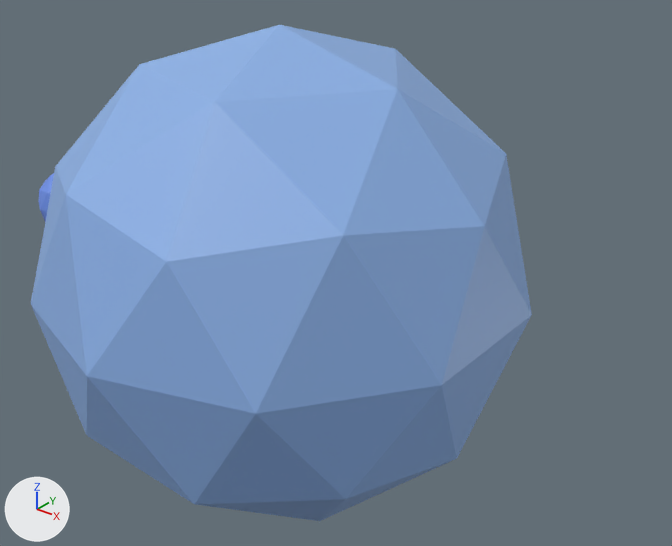
Two versions of the glTF model PsycheProj/assets/2.glb, one commit apart.
The view is the same before and after, from a 50 mm camera at (0.805, -0.892, 0.582) aimed at (0.049, 0.052, -0.004). Every picture has the same lights, and +X, +Y and +Z are marked at lower left. Both versions are drawn at frame 59 of the action 'SmallControllerAction'; the numbers are the values there.

The first picture shows 'Main'.
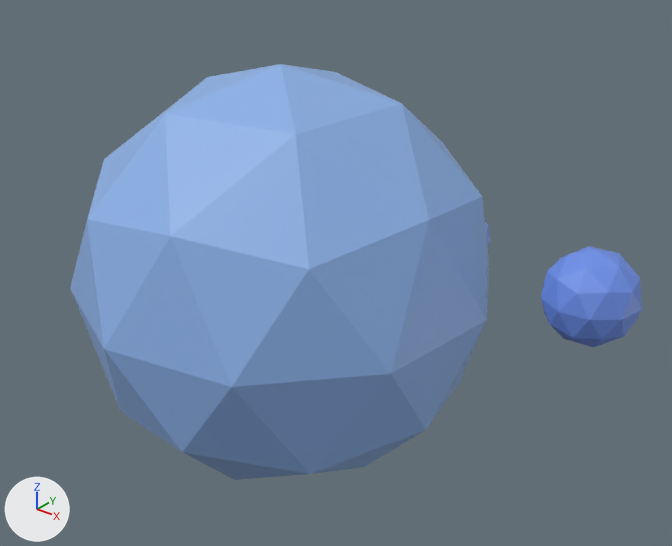
ob_bigcontroller is not drawn itself; it is the parent of ob_big.

Changed parts and their boxes [x1, y1, x2, y2] in the pictures (672 x 546 px):
'Main', turned, rescaled: before [31, 25, 532, 521]; after [70, 64, 489, 480]
'Big', turned, rescaled: before [38, 173, 54, 221]; after [541, 246, 642, 347]

Edits to the bpy script that builds the scene:
```text
Change ob_main:
    ob_main.rotation_euler: (0.0, 0.0, 0.0) -> (0.0, 0.0, 0.515)  # degrees (0, 0, 0) -> degrees (0, 0, 30)
    ob_main.scale: (0.35, 0.35, 0.35) -> (0.3, 0.3, 0.3)
Change ob_bigcontroller:
    ob_bigcontroller.rotation_euler: (0.0, 0.0, -2.124) -> (0.0, 0.0, 1.03)  # degrees (0, 0, -122) -> degrees (0, 0, 59)
    ob_bigcontroller.scale: (0.22, 0.22, 0.22) -> (0.25, 0.25, 0.25)
```
